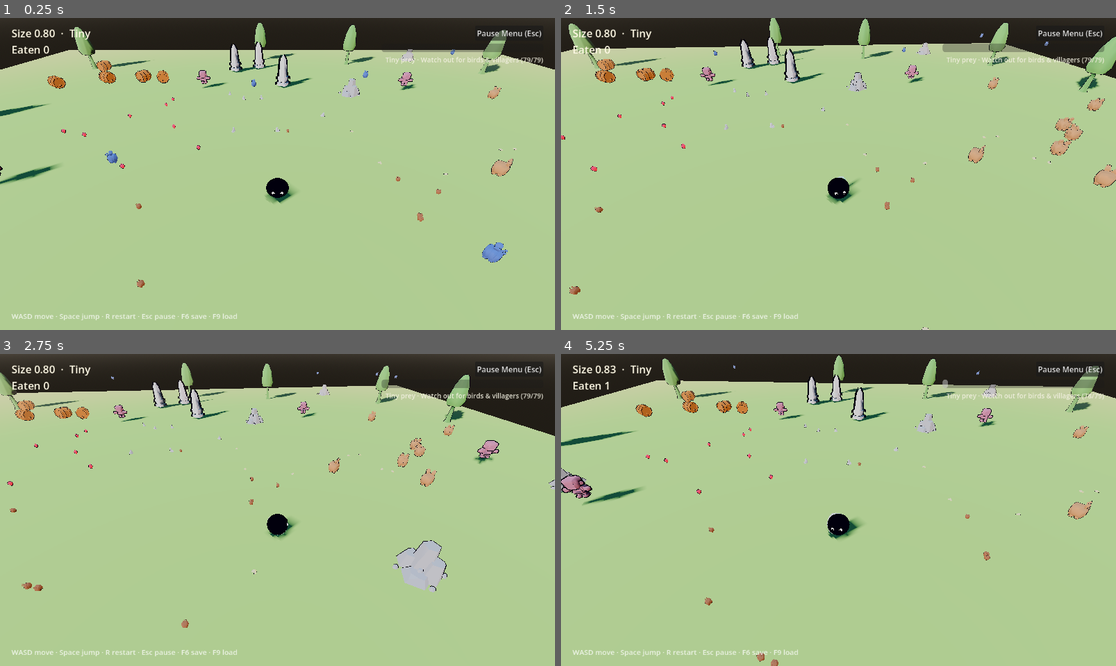
Above: before the commit, frames 1-4 (two rows, left to right).
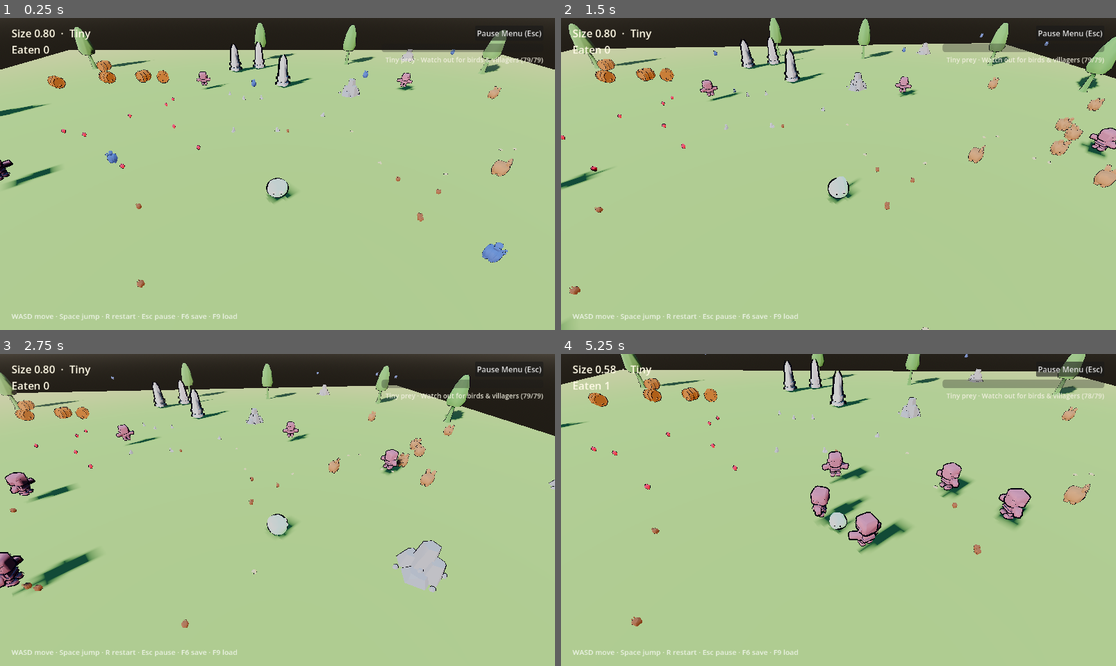
Above: after the commit, the same moments.

Repository: EN-rain/how-to-live-as-a-slime
Game: Godot game, scene res://scenes/main.tscn
Two runs of this game, one before a commit and one after it. Both use one fixed random seed, a clock stepped at 60 frames per second and the inputs below.
Inputs:
- Up to frame 1 (0.25 s): no input
- Up to frame 2 (1.5 s): hold D (move_right) 0.53-1.28 s; tap Space (jump) at 0.77 s; hold S (move_back) from 1.28 s (still down)
- Up to frame 3 (2.75 s): tap Space (jump) at 1.52 s; release S (move_back) at 2.03 s; hold D (move_right) from 2.03 s (still down)
- Up to frame 4 (5.25 s): release D (move_right) at 2.78 s; hold W (move_forward) 2.78-3.53 s; tap Space (jump) at 3.02, 3.77, 4.52 s; hold A (move_left) 3.53-5.03 s; hold S (move_back) from 5.03 s (still down)

The runs differ from the first frame. In frame 1, 0.7% of the frame differs, in the area x 0-75%, y 16-60%; in frame 2, 1.2%; in frame 3, 2.4%; in frame 4, 12%, in the area x 0-100%, y 0-100%.

Commit message:
fix: repair world/nav regressions in pass 3
- Reverse icosphere triangle winding: Godot front faces are clockwise, so
  the old order rendered the slime inside-out and the cull_front outline
  covered the body.
- Make the rock collision shape uniform (radius 0.8) so Jolt stops
  rejecting the 1.2/0.75/1.1 scale.
- Carve navmesh cells with a circle-vs-cell-square test; centre-only tests
  missed obstacles on grid lines and paths ran through rocks.
- Raise NavigationAgent3D path_desired_distance above the navmesh vertical
  offset so mobs actually advance along their path.
- Add the missing .glb.import files and .uid files for a clean fresh clone.
- Add a placeholder Textures/colormap.png for the missing GLB atlas; the
  toon material overrides it, so it is never visible.

Diff:
--- a/scenes/mob.tscn
+++ b/scenes/mob.tscn
@@ -20,8 +20,8 @@
 shape = SubResource("CapsuleShape_body")
 
 [node name="NavigationAgent3D" type="NavigationAgent3D" parent="."]
-path_desired_distance = 0.65
-target_desired_distance = 0.85
+path_desired_distance = 1.2
+target_desired_distance = 1.0
 path_max_distance = 4.0
 avoidance_enabled = true
 radius = 0.55
--- a/scenes/rock.tscn
+++ b/scenes/rock.tscn
@@ -3,7 +3,7 @@
 [ext_resource type="PackedScene" path="res://assets/models/rock.glb" id="1_rock_model"]
 
 [sub_resource type="SphereShape3D" id="SphereShape_rock"]
-radius = 0.72
+radius = 0.8
 
 [node name="Rock" type="StaticBody3D"]
 collision_layer = 1
@@ -12,5 +12,5 @@
 [node name="Model" parent="." instance=ExtResource("1_rock_model")]
 
 [node name="Collision" type="CollisionShape3D" parent="."]
-transform = Transform3D(1.2, 0, 0, 0, 0.75, 0, 0, 0, 1.1, 0, 0.5, 0)
+transform = Transform3D(1, 0, 0, 0, 1, 0, 0, 0, 1, 0, 0.5, 0)
 shape = SubResource("SphereShape_rock")
--- a/scripts/icosphere.gd
+++ b/scripts/icosphere.gd
@@ -52,9 +52,12 @@
 	var indices := PackedInt32Array()
 	indices.resize(faces.size() * 3)
 	for i in faces.size():
+		# Godot treats clockwise winding as front-facing, so emit the triangle
+		# with the middle/last vertices swapped. Without this the body renders
+		# inside-out and the `cull_front` outline pass covers the whole slime.
 		indices[i * 3] = faces[i].x
-		indices[i * 3 + 1] = faces[i].y
-		indices[i * 3 + 2] = faces[i].z
+		indices[i * 3 + 1] = faces[i].z
+		indices[i * 3 + 2] = faces[i].y
 
 	var arrays := []
 	arrays.resize(Mesh.ARRAY_MAX)
--- a/scripts/world.gd
+++ b/scripts/world.gd
@@ -207,7 +207,7 @@
 		for gx in NAV_GRID_STEPS:
 			var cx := -NAV_HALF_EXTENT + (float(gx) + 0.5) * step
 			var cz := -NAV_HALF_EXTENT + (float(gz) + 0.5) * step
-			if _is_cell_blocked(cx, cz, obstacles):
+			if _is_cell_blocked(cx, cz, step * 0.5, obstacles):
 				continue
 			var i0 := gz * stride + gx
 			var i1 := i0 + 1
@@ -218,10 +218,14 @@
 	nav_region.navigation_mesh = nav_mesh
 
 
-func _is_cell_blocked(cx: float, cz: float, obstacles: Array[Vector3]) -> bool:
+## Blocks a cell when the obstacle circle overlaps the cell *square*, not just
+## its centre. Centre-only tests miss obstacles sitting on a grid line: the
+## nearest cell centre can be sqrt(2) * half beyond the clearance, so the
+## navmesh would keep a hole-free path straight through a rock.
+func _is_cell_blocked(cx: float, cz: float, half: float, obstacles: Array[Vector3]) -> bool:
 	for obs in obstacles:
-		var dx := cx - obs.x
-		var dz := cz - obs.y
+		var dx := maxf(absf(cx - obs.x) - half, 0.0)
+		var dz := maxf(absf(cz - obs.y) - half, 0.0)
 		if dx * dx + dz * dz < obs.z * obs.z:
 			return true
 	return false
--- a/shaders/slime.gdshader
+++ b/shaders/slime.gdshader
@@ -21,7 +21,9 @@
 	ALBEDO = mix(base_color.rgb, flash_color, clamp(flash, 0.0, 1.0));
 	ROUGHNESS = 0.35;
 	METALLIC = 0.0;
-	EMISSION = flash_color * (flash * 0.65);
+	// The camera looks at the slime's shaded side, so a little self-glow keeps
+	// the player readable instead of a black blob against the ground.
+	EMISSION = base_color.rgb * 0.08 + flash_color * (flash * 0.65);
 }
 
 void light() {
Binary file added: assets/models/Textures/colormap.png
Not shown, added: assets/models/Textures/colormap.png.import
Not shown, added: assets/models/barrel.glb.import
Not shown, added: assets/models/berry.glb.import
Not shown, added: assets/models/bird.glb.import
Not shown, added: assets/models/bug.glb.import
Not shown, added: assets/models/cart.glb.import
Not shown, added: assets/models/chicken.glb.import
Not shown, added: assets/models/critter.glb.import
Not shown, added: assets/models/crumb.glb.import
Not shown, added: assets/models/fruit.glb.import
Not shown, added: assets/models/house.glb.import
(and 8 more such lines)
